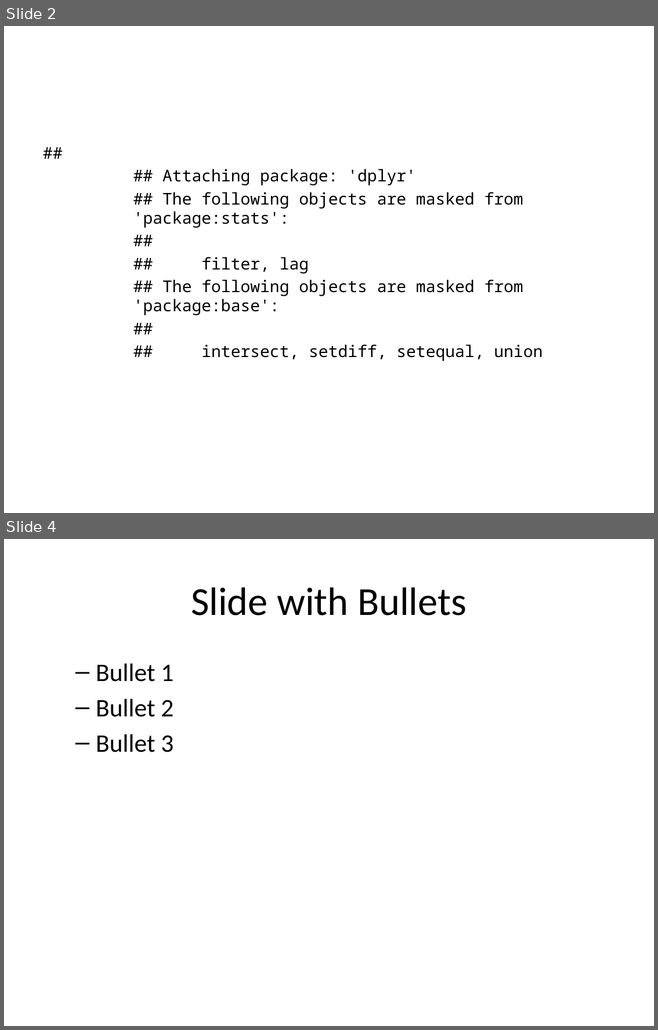
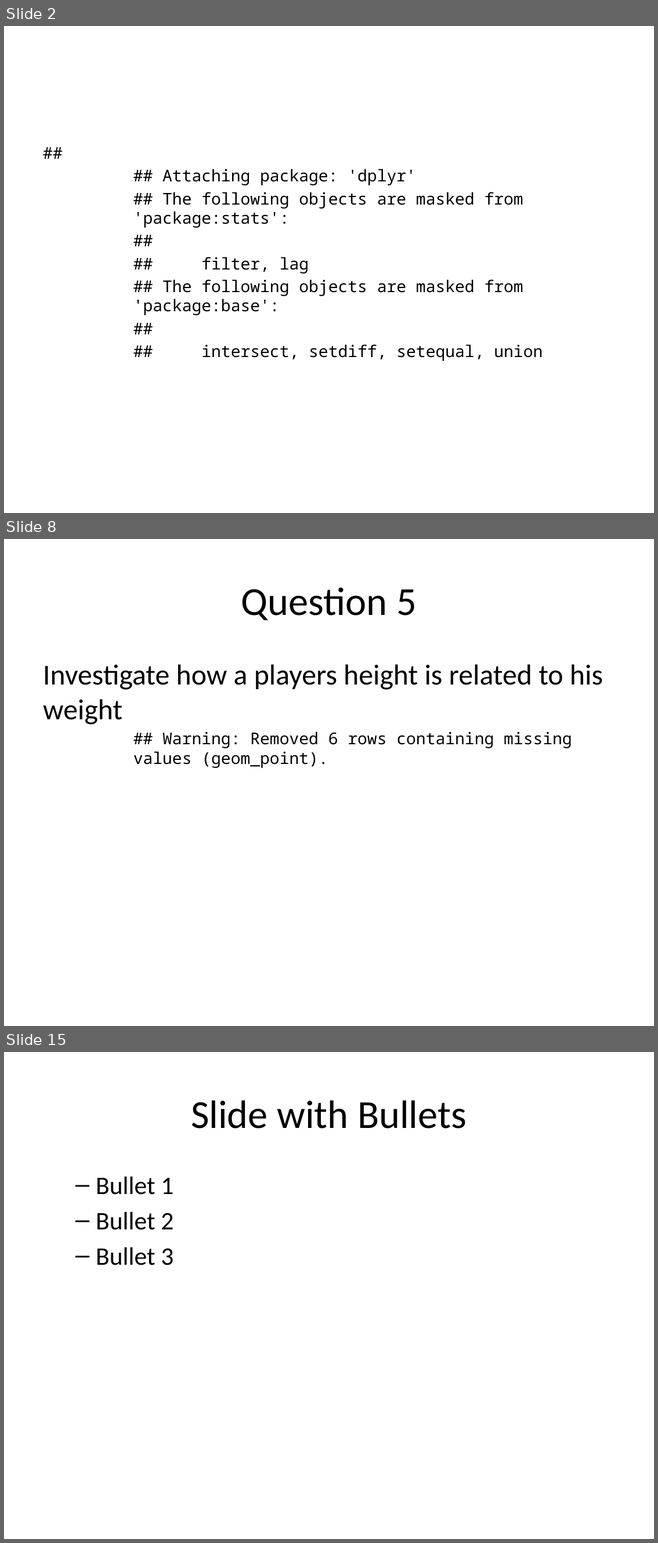
Before and after one commit to rmpalmer/MDS-6306-Doing-Data-Science-Fall-2019, a slide deck: Unit 2/Richard_Palmer_LiveSession_2.pptx. Shown one above the other, each under a label of ours: slides 2 and 4 before the commit, slides 2, 8 and 15 after it; the slides between them are not shown. The pictures are 658x1030 and 658x1543 pixels, drawn with LibreOffice and Linux fonts; fonts in the diff are those of the drawing. Boxes give left, top, right and bottom in pixels: in the first picture for what was removed or moved away, otherwise in the second. Text is boxed around its words. In the diff, an @@ line names an element or a change of style, - is before the commit and + after.

Commit message:
mostly working through question 7

```diff
--- a/Unit 2/Richard_Palmer_LiveSession_2.pptx
+++ b/Unit 2/Richard_Palmer_LiveSession_2.pptx
@@ slide 8 added at (x1=4, y1=539, x2=654, y2=1026), background #FFFFFF @@
@@ title added at (x1=241, y1=587, x2=416, y2=620), 44 pt, text #000000 @@
+Question 5
@@ text added at (x1=43, y1=664, x2=603, y2=768), 18 pt, text #000000 @@
+Investigate how a players height is related to his weight
+## Warning: Removed 6 rows containing missing values (geom_point).
@@ what was slide 4 is now slide 15 @@
```
Also in this commit, not shown: 11 other slides added, 1 slide removed, 1 other file.
